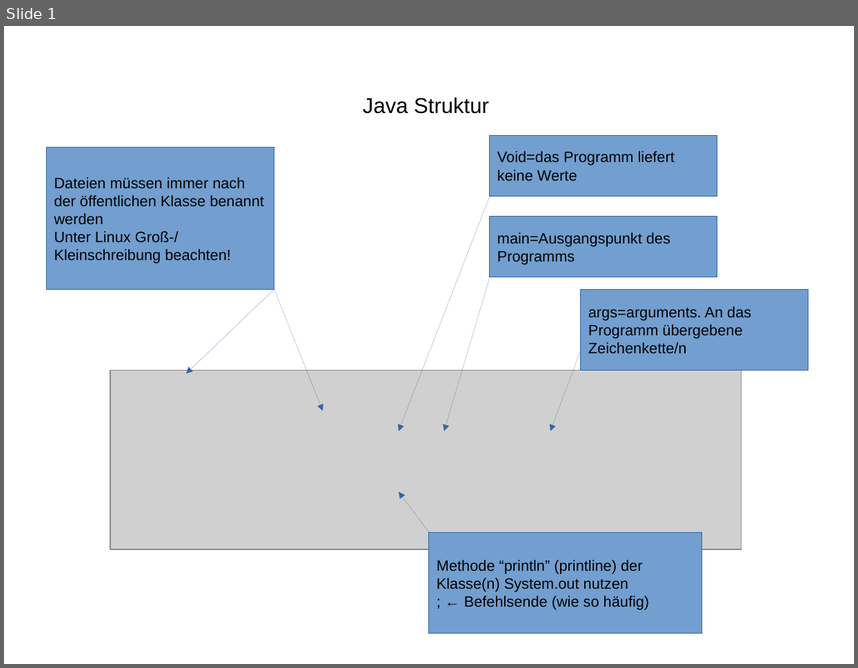
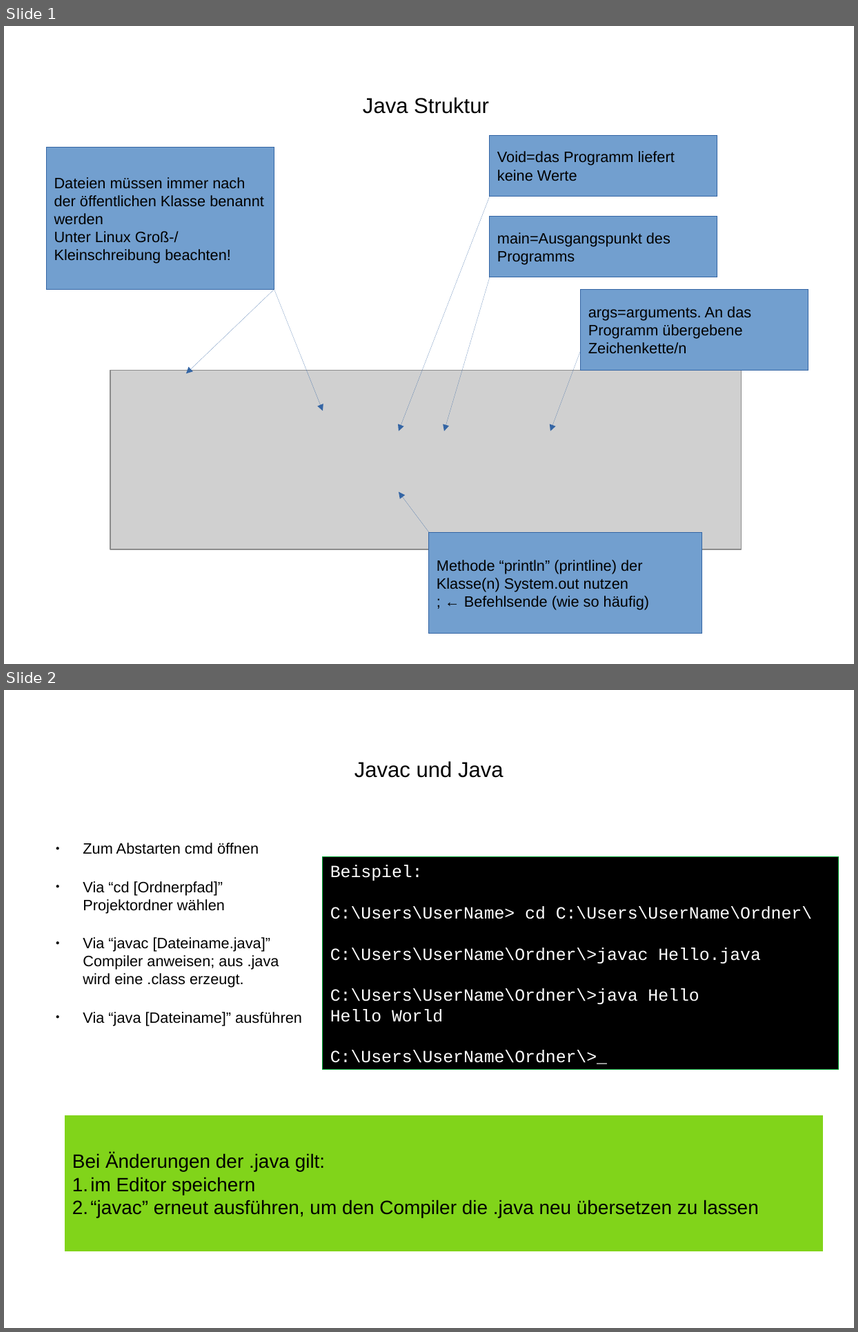
Before and after one commit to InnozenzLanze/java_babysteps, a slide deck: java_struktur_notizen.odp. Shown one above the other, each under a label of ours: slide 1 before the commit, slides 1 and 2 after it. The pictures are 858x668 and 858x1332 pixels, drawn with LibreOffice and Linux fonts; fonts in the diff are those of the drawing; grey boxes stand for pictures. Boxes give left, top, right and bottom in pixels: in the first picture for what was removed or moved away, otherwise in the second. Text is boxed around its words. In the diff, an @@ line names an element or a change of style, - is before the commit and + after.

Commit message:
javac und java hinzu

```diff
--- a/java_struktur_notizen.odp
+++ b/java_struktur_notizen.odp
@@ slide 2 added at [4,690,854,1328], background #FFFFFF @@
@@ title added at [355,761,504,778], 20 pt, text #000000 @@
+Javac und Java
@@ text added at [83,842,302,1026], 14 pt, text #000000 @@
+● Zum Abstarten cmd öffnen
+● Via “cd [Ordnerpfad]” Projektordner wählen
+● Via “javac [Dateiname.java]” Compiler anweisen; aus .java wird eine .class erzeugt.
+● Via “java [Dateiname]” ausführen
@@ rectangle added at [323,858,839,1070], fill #000000, outline #00A933 0 pt, 16 pt, text #FFFFFF @@
+Beispiel:
+C:\Users\UserName> cd C:\Users\UserName\Ordner\
+C:\Users\UserName\Ordner\>javac Hello.java
+C:\Users\UserName\Ordner\>java Hello
+Hello World
+C:\Users\UserName\Ordner\>_
@@ rectangle added at [65,1115,824,1252], fill #81D41A, outline #FFFFFF 0 pt, 18 pt, text #000000 @@
+Bei Änderungen der .java gilt:
+1. im Editor speichern
+2. “javac” erneut ausführen, um den Compiler die .java neu übersetzen zu lassen
```
Also in this commit, not shown: 1 other file.
